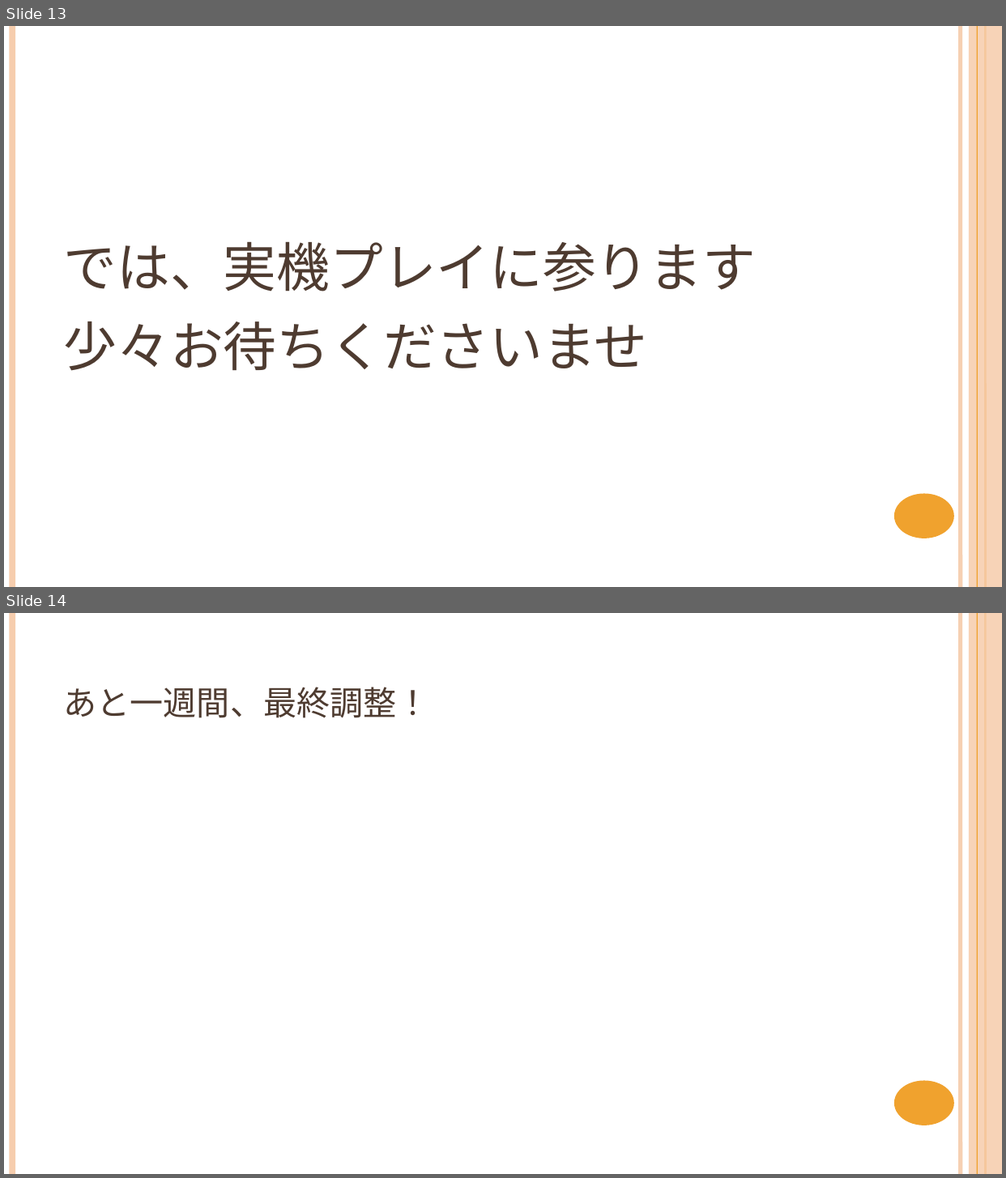
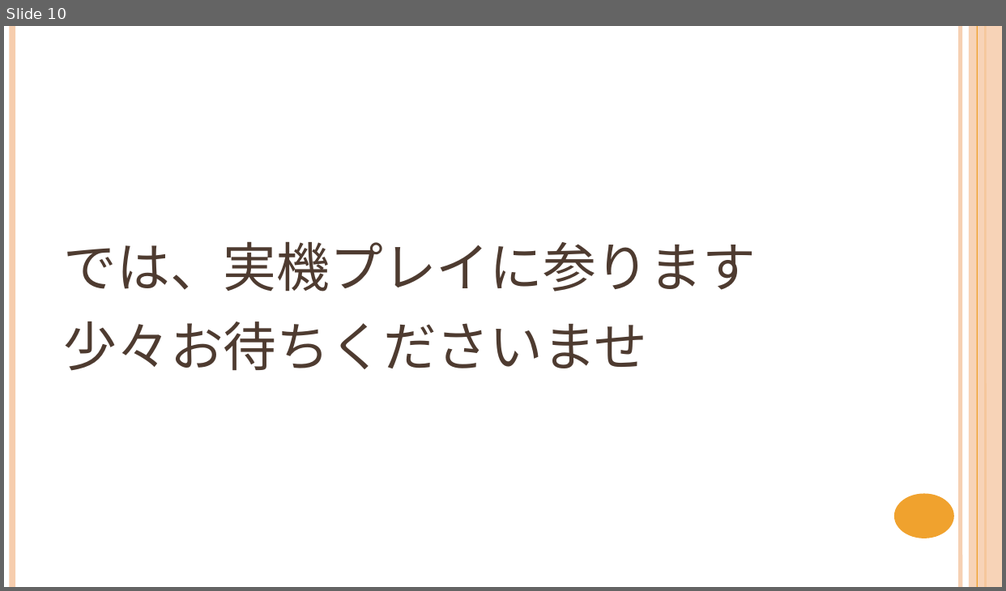
Before and after one commit to NyamLand/VSRPG, a slide deck: 仕様/プレゼンテーション/第三回発表.pptx. Shown one above the other, each under a label of ours: slides 13 and 14 before the commit, slide 10 after it. The pictures are 1006x1178 and 1006x591 pixels, drawn with LibreOffice and Linux fonts; fonts in the diff are those of the drawing. Boxes give left, top, right and bottom in pixels: in the first picture for what was removed or moved away, otherwise in the second. Text is boxed around its words. In the diff, an @@ line names an element or a change of style, - is before the commit and + after.

```diff
--- a/仕様/プレゼンテーション/第三回発表.pptx
+++ b/仕様/プレゼンテーション/第三回発表.pptx
@@ slide 14 removed at [4, 613, 1002, 1174], background #FFFFFF; not listed: 6 template elements that a slide beside it also shows @@
@@ title removed at [64, 687, 430, 718] @@
-あと一週間、最終調整！
@@ what was slide 13 is now slide 10 @@
```
Also in this commit, not shown: 3 slides changed, 2 slides added, 4 other slides removed, 7 other files.
